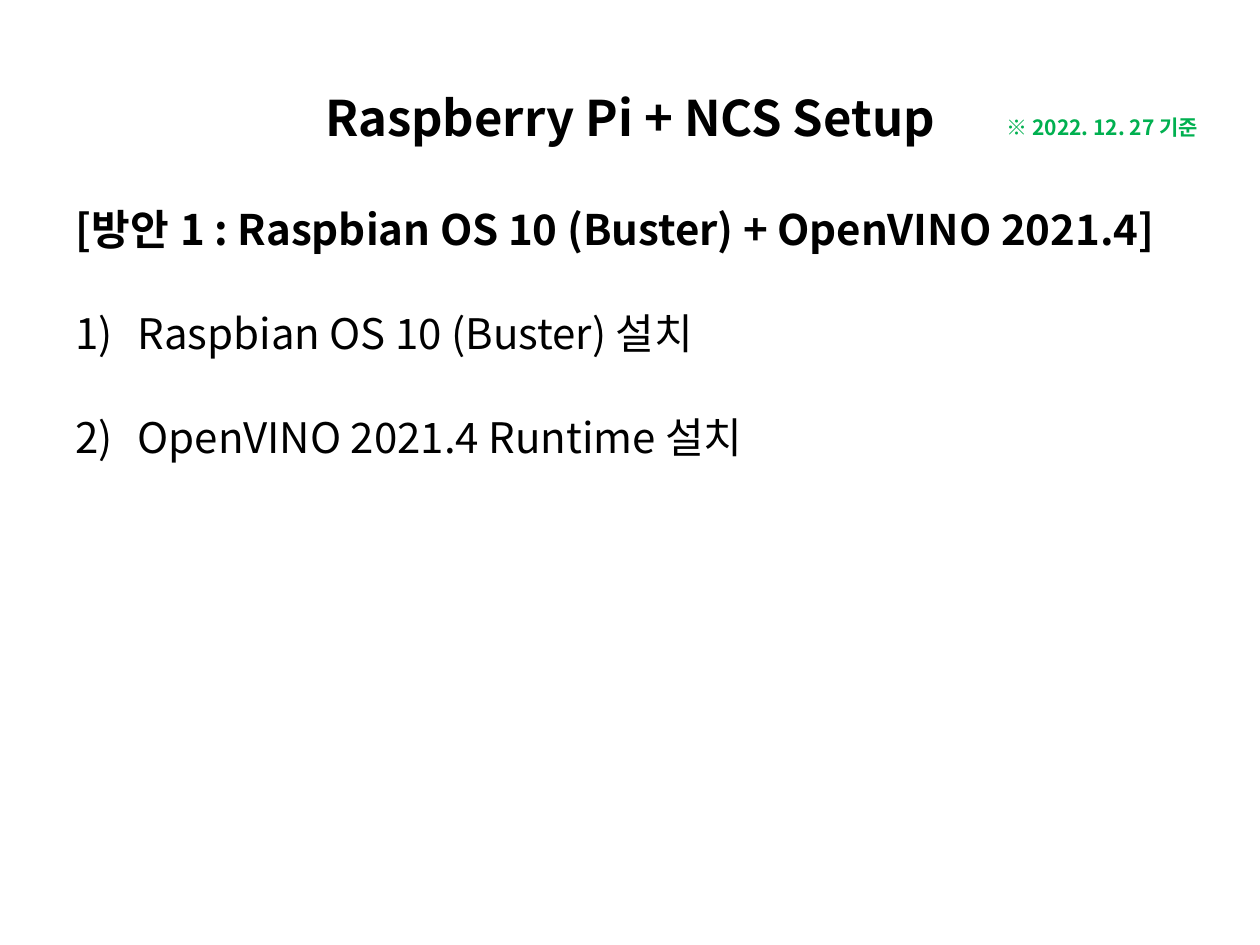
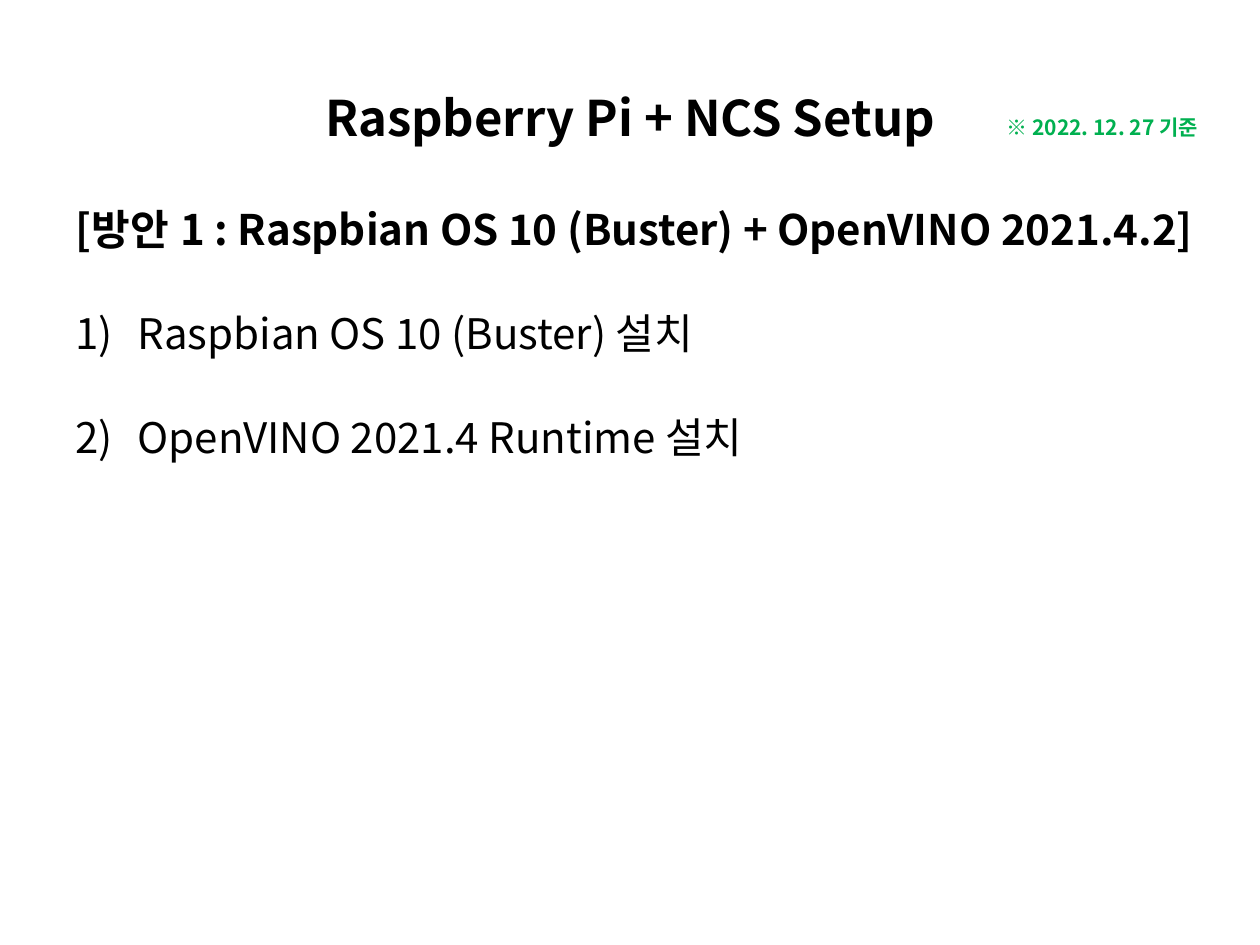
Before and after one commit to luwis93choi/Lecture-Materials-, a slide deck: slide 3 of Raspberry Pi + NCS Setup.pptx. Drawn at 1260x945 pixels with LibreOffice and Linux fonts; fonts in the diff are those of the drawing. Boxes give left, top, right and bottom in pixels: in the first picture for what was removed or moved away, otherwise in the second. Text is boxed around its words. In the diff, an @@ line names an element or a change of style, - is before the commit and + after.

Commit message:
Updates on Raspberry Pi + NCS Setup

```diff
--- a/Raspberry Pi + NCS Setup.pptx
+++ b/Raspberry Pi + NCS Setup.pptx
@@ text at box(76, 209, 1193, 254): text changed @@
-[방안 1 : Raspbian OS 10 (Buster) + OpenVINO 2021.4]
+[방안 1 : Raspbian OS 10 (Buster) + OpenVINO 2021.4.2]
```
Also in this commit, not shown: 5 other slides changed, 5 slides added.
